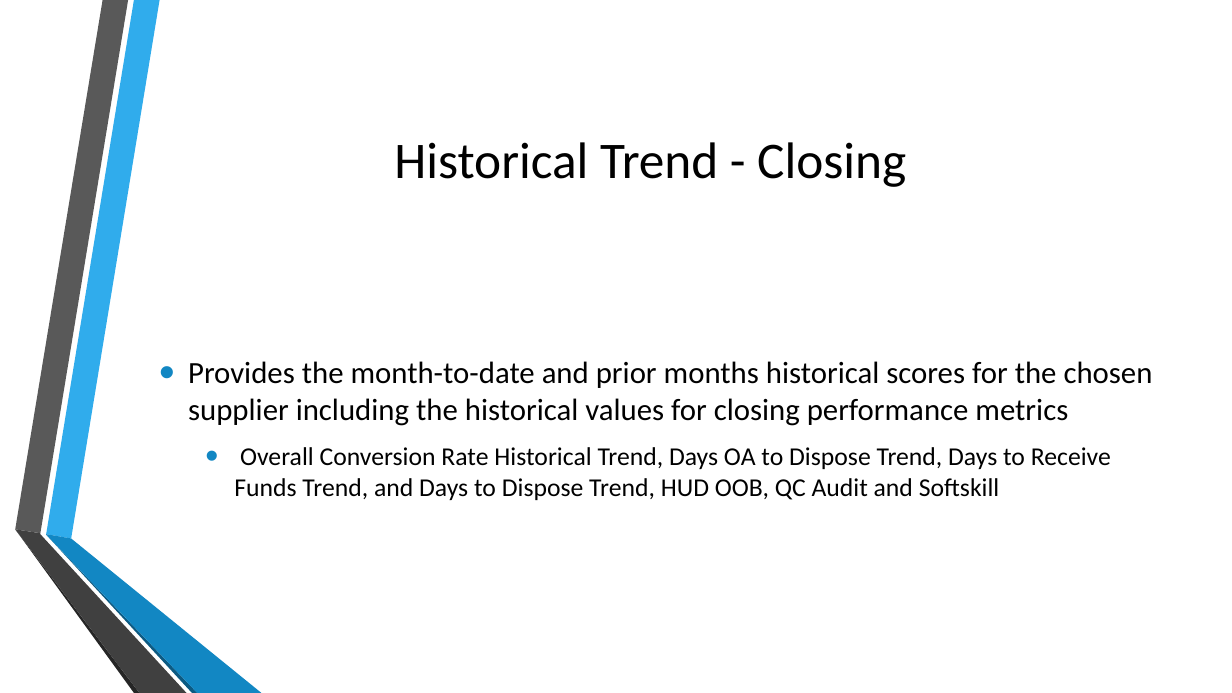
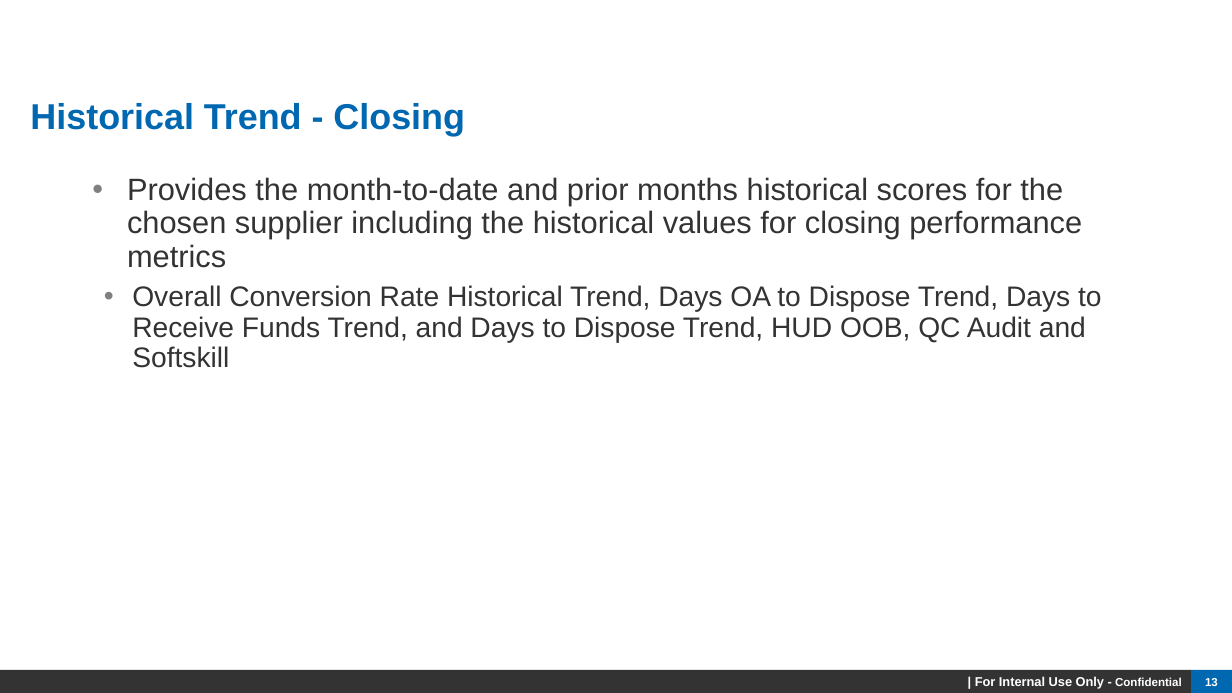
Before and after one commit to maxchen1220/Project, a slide deck: slide 13 of Supplier Scorecard Project Review.pptx (slide 10 before the commit). Drawn at 1232x693 pixels with LibreOffice and Linux fonts; fonts in the diff are those of the drawing; background and template pictures are left out. Boxes give left, top, right and bottom in pixels: in the first picture for what was removed or moved away, otherwise in the second. Text is boxed around its words. In the diff, an @@ line names an element or a change of style, - is before the commit and + after.

```diff
--- a/Supplier Scorecard Project Review.pptx
+++ b/Supplier Scorecard Project Review.pptx
@@ title "Historical Trend - Closing" moved from (x1=394, y1=142, x2=906, y2=187) to (x1=30, y1=103, x2=465, y2=136) @@
@@ title "Historical Trend - Closing" at (x1=30, y1=103, x2=465, y2=136): size 40 to 28 pt, font Calibri to Arial, text colour #000000 to #0067B1, bold on; alignment centre to left; line spacing 1 to 0.95 @@
@@ text "Provides the month-to-date and prior ..." moved from (x1=188, y1=361, x2=1153, y2=500) to (x1=127, y1=177, x2=1102, y2=368) @@
@@ text "Provides the month-to-date and prior ..." at (x1=127, y1=177, x2=1102, y2=368): font Calibri to Arial, text colour #000000 to #333333; size 20 to 22 pt in "Overall Conversion Rate Historical Trend, Days OA ..."; indent changed; line spacing 1 to 0.9; bullet colour #1287C3 to #808080; less space between paragraphs; vertical alignment middle to top @@
@@ group removed at (x1=15, y1=0, x2=262, y2=693): 6 freeform shapes @@
@@ rectangle added at (x1=0, y1=670, x2=1191, y2=693), fill #333333, 10 pt, text #FFFFFF, bold @@
+| For Internal Use Only - Confidential
@@ page number added at (x1=1191, y1=670, x2=1232, y2=693), fill #0067B1, 9 pt, text #FFFFFF, bold @@
+13
```
Also in this commit, not shown: 12 other slides changed, 6 slides added, 1 slide removed.
